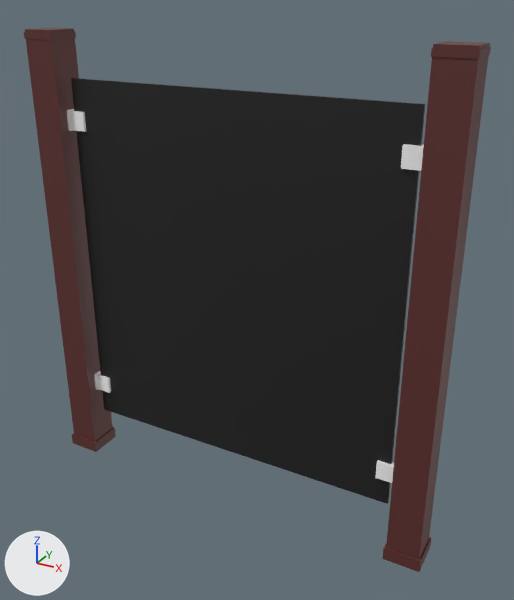
Before and after pictures for a commit that changed the Blender file _Assets/pod.blend.
The view is the same before and after, from a camera (50 mm lens) standing at (140.3, -145.0, 135.1) and looking at (59.0, 2.9, 61.2). Lighting does not change. The marker at lower left points along +X, +Y and +Z.

The first picture shows 'Railing'.
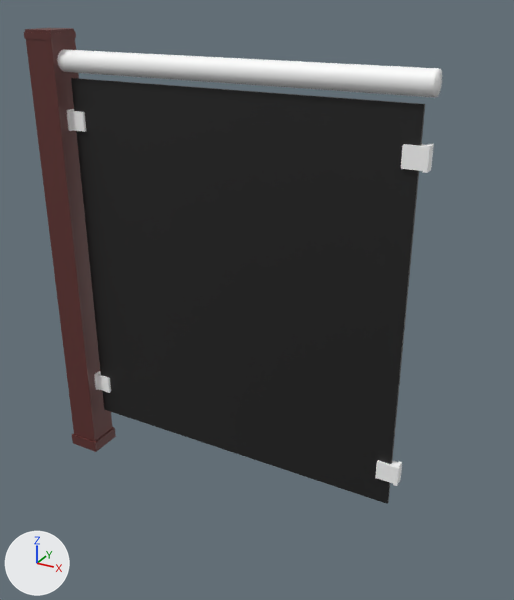
Where the change shows, as pixel boxes [x1, y1, x2, y2] in the pictures (514 x 600 px):
'Railing', reshaped (10% narrower, 12% shorter)
    before: [24, 28, 491, 572]
    after: [24, 28, 442, 504]
part 1 of me_cube, added
    after: [57, 49, 442, 97]
part 2 of me_cube, deleted
    before: [382, 41, 491, 572]

Patch to the scene script:
```diff
--- a/_Assets/pod.blend.py
+++ b/_Assets/pod.blend.py
@@ me_cube @@
 # used by ob_railing; location = (0.0, 0.0, 0.0); scale = (13.7, 13.7, 10.3)
-me_cube.from_pydata(...)  # 252 vertices, 231 faces; spans x -0.36..8.03, y -0.35..0.37, z 0.0..12.13
+me_cube.from_pydata(...)  # 348 vertices, 299 faces; spans x -0.36..7.4, y -0.34..0.37, z 0.0..12.13
+# me_cube part 1: a new loose piece of 128 vertices spanning x 0.24..7.4, y -0.2..0.2, z 11.13..11.66, in mat_metal (white #ffffff)
+# me_cube part 2
+# 32 vertices are removed from x 7.32..8.03, y -0.35..0.35, z 0.0..12.13
+# 30 faces are deleted
 me_cube.materials.append(mat_metal)
```
